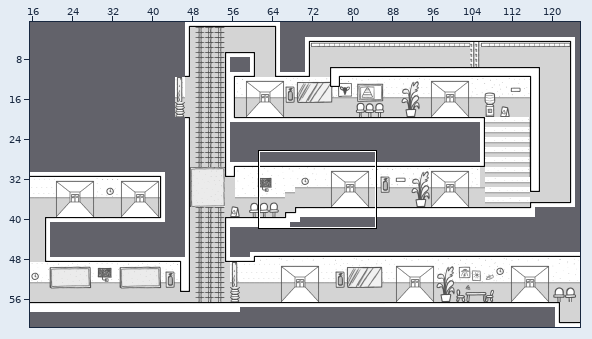
Tiled map, stored at assets/map/tiled/level2.tmx. Above: a wide view before the commit, with the close-up outlined.
Close-up. The starting point:
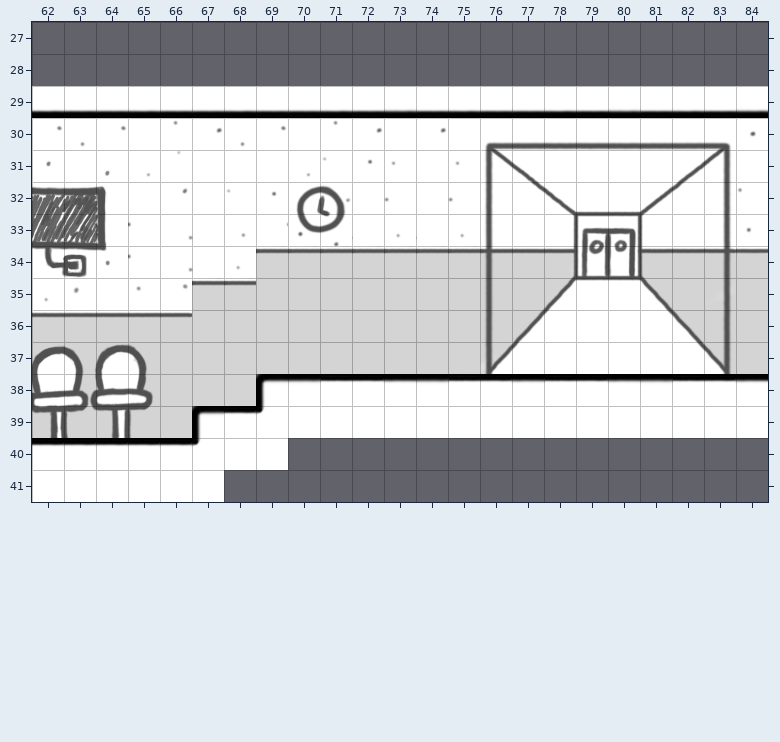
Cells are 32x32 px. Shown: x 62..84, y 27..41. The commit also changed other parts of the map, which this record leaves out.
After the commit:
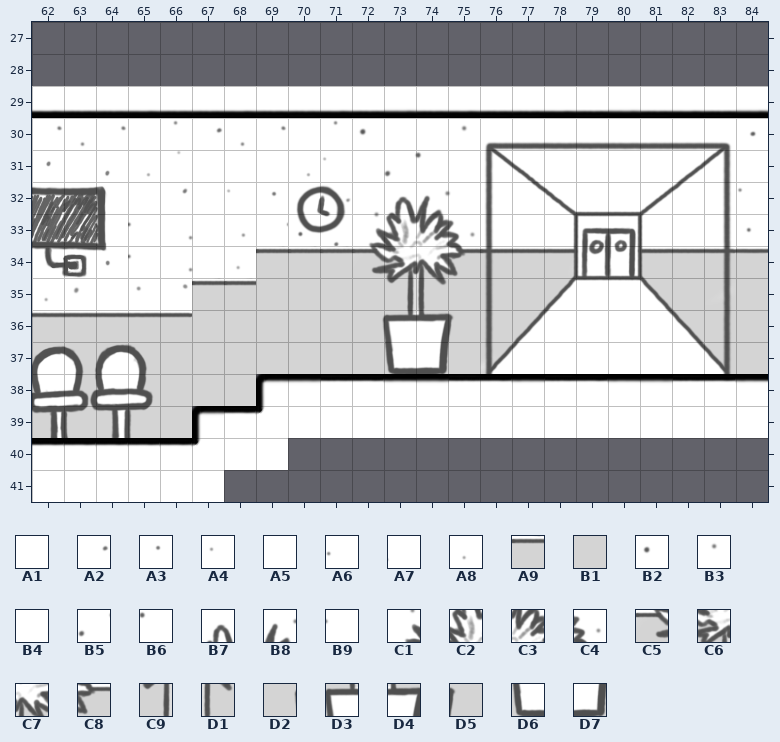
Key: from "MapTileset": A1 10, A2 12, A3 41, A4 93, A5 172, A6 173, A7 252, A8 253, A9 356, B1 413, B2 666, B3 669, B4 746, B5 747, B6 748, B7 827, B8 828, B9 829, C1 906, C2 907, C3 908, C4 909, C5 986, C6 987, C7 988, C8 989, C9 1067, D1 1068, D2 1146, D3 1147, D4 1148, D5 1149, D6 1227, D7 1228.
__ is an empty cell.
Diff:
Layer "zone1/backgroundScenery":
The author changed tile A2 to tile A1 in row 30 at x 74.
The author changed tile A2 to tile B2 in row 30 at x 72.
The author changed tile A1 to tile B3 in row 30 at x 75.
The author changed tile A3 to tile B4 in row 31 at x 72.
The author changed tile A4 to tile B5 in row 31 at x 73.
The author changed tile A1 to tile B6 in row 31 at x 74.
The author changed tile A6 to tile B7 in row 32 at x 73.
The author changed tile A5 to tile B8 in row 32 at x 74.
The author changed tile A6 to tile B9 in row 32 at x 75.
The author changed tile A7 to tile C1 in row 33 at x 72.
The author changed tile A8 to tile C2 in row 33 at x 73.
The author changed tile A7 to tile C3 in row 33 at x 74.
The author changed tile A8 to tile C4 in row 33 at x 75.
The author changed tile A9 to tile C5 in row 34 at x 72.
The author changed tile A9 to tile C6 in row 34 at x 73.
The author changed tile A9 to tile C7 in row 34 at x 74.
The author changed tile A9 to tile C8 in row 34 at x 75.
The author changed tile B1 to tile C9 in row 35 at x 73.
The author changed tile B1 to tile D1 in row 35 at x 74.
The author changed tile B1 to tile D2 in row 36 at x 72.
The author changed tile B1 to tile D3 in row 36 at x 73.
The author changed tile B1 to tile D4 in row 36 at x 74.
The author changed tile B1 to tile D5 in row 36 at x 75.
The author changed tile B1 to tile D6 in row 37 at x 73.
The author changed tile B1 to tile D7 in row 37 at x 74.
Boxes around the changes in both close-ups, in picture pixels (x1, y1, x2, y2):
changed: (352, 125, 480, 374)
